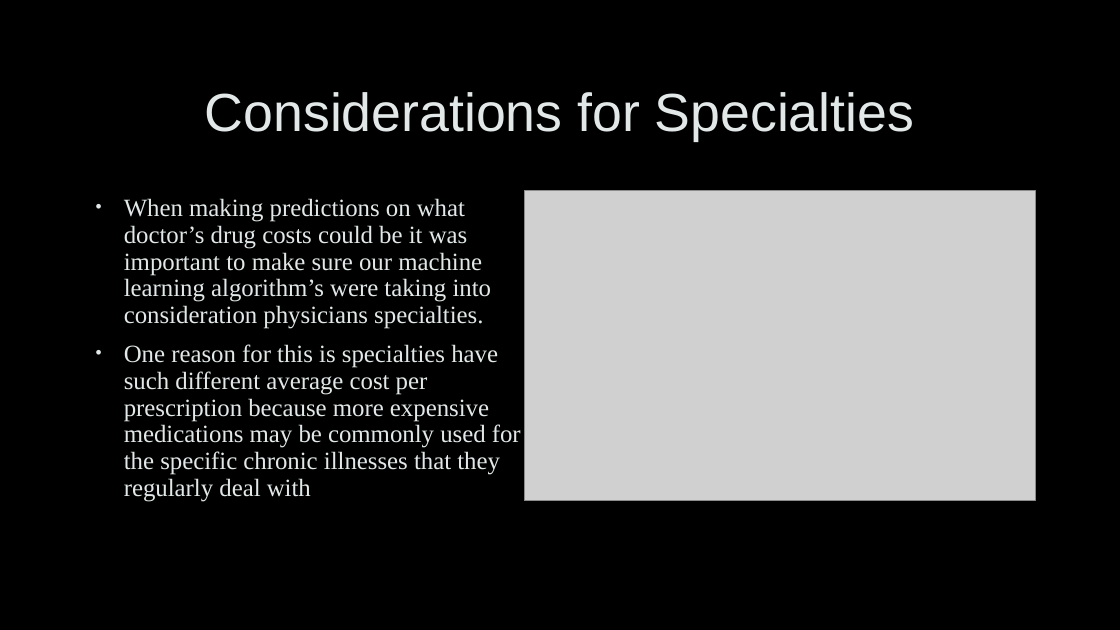
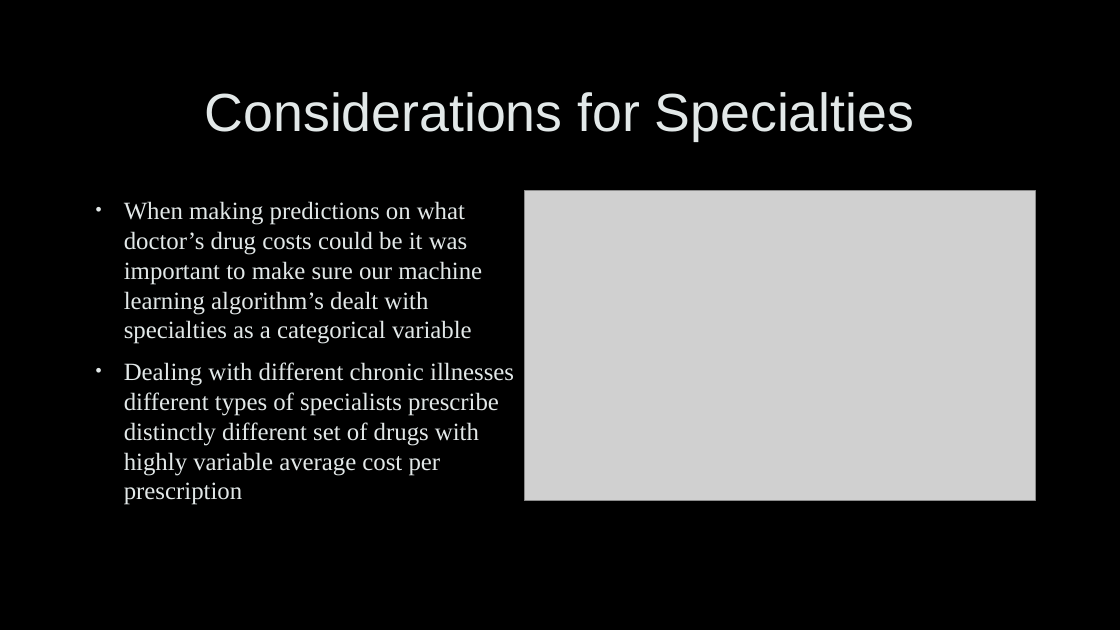
Before and after one commit to spiegelcolorado/Capstone-2-Final, a slide deck: slide 6 of Medicare_Rx_Slides.pptx. Drawn at 1120x630 pixels with LibreOffice and Linux fonts; fonts in the diff are those of the drawing; grey boxes stand for pictures; background and template pictures are left out. Boxes give left, top, right and bottom in pixels: in the first picture for what was removed or moved away, otherwise in the second. Text is boxed around its words. In the diff, an @@ line names an element or a change of style, - is before the commit and + after.

```diff
--- a/Medicare_Rx_Slides.pptx
+++ b/Medicare_Rx_Slides.pptx
@@ text at [124,201,514,505]: text changed @@
-• When making predictions on what doctor’s drug costs could be it was important to make sure our machine learning algorithm’s were taking into consideration physicians specialties.
-• One reason for this is specialties have such different average cost per prescription because more expensive medications may be commonly used for the specific chronic illnesses that they regularly deal with
+• When making predictions on what doctor’s drug costs could be it was important to make sure our machine learning algorithm’s dealt with specialties as a categorical variable
+• Dealing with different chronic illnesses different types of specialists prescribe distinctly different set of drugs with highly variable average cost per prescription
```
Also in this commit, not shown: 5 other slides changed, 1 slide removed.
